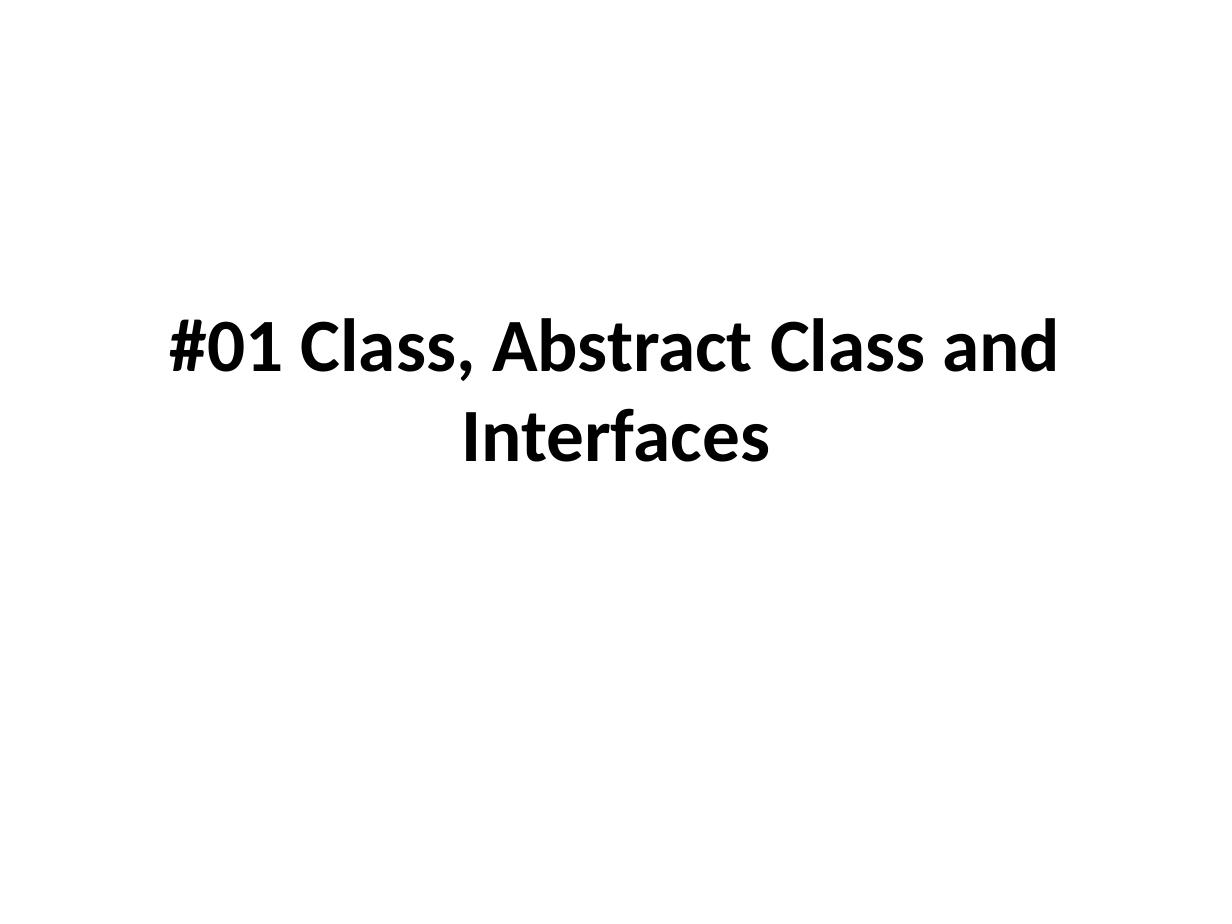
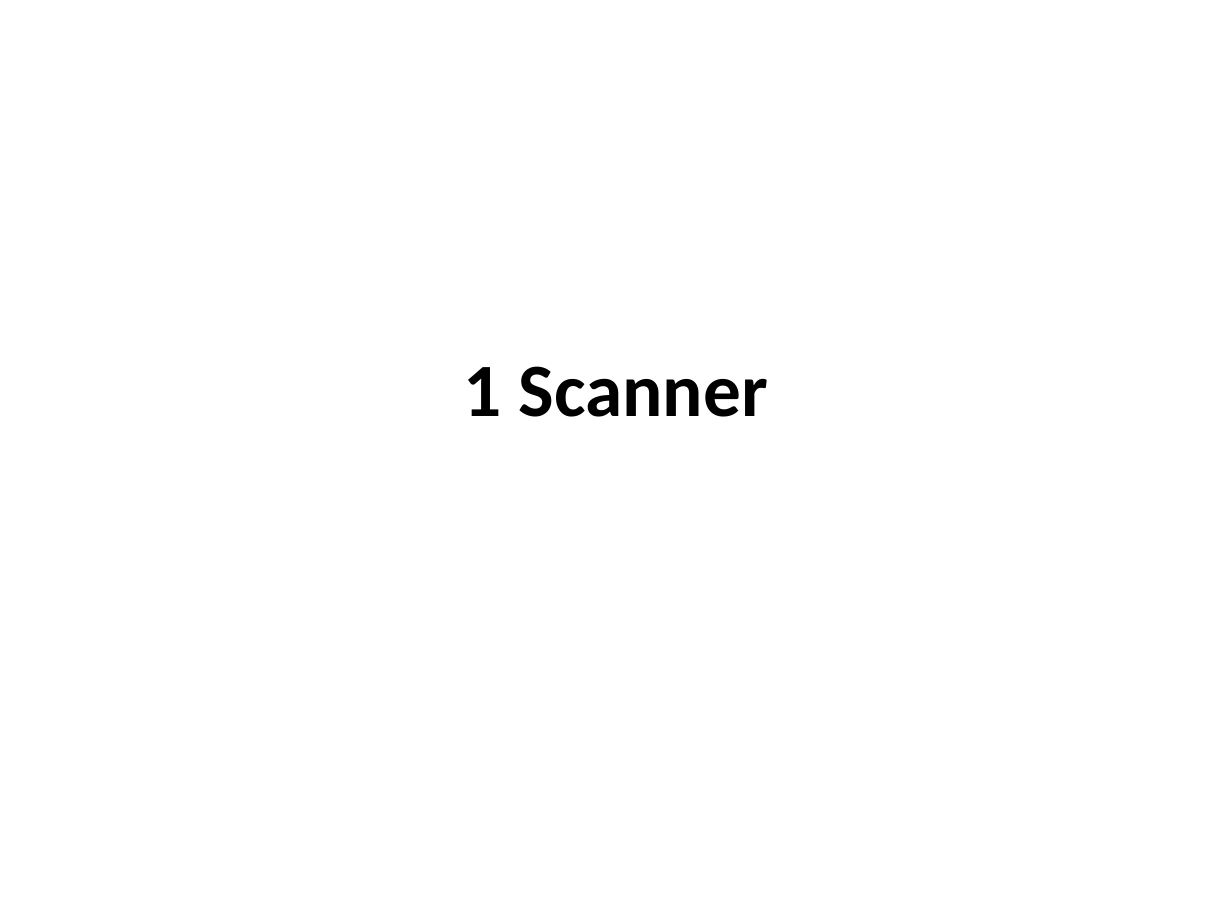
Before and after one commit to isurup/kalle-martin-group, a slide deck: slide 1 of SSE2/slides/1 Scanner.pptx. Drawn at 1232x924 pixels with LibreOffice and Linux fonts; fonts in the diff are those of the drawing. Boxes give left, top, right and bottom in pixels: in the first picture for what was removed or moved away, otherwise in the second. Text is boxed around its words. In the diff, an @@ line names an element or a change of style, - is before the commit and + after.

```diff
--- a/SSE2/slides/1 Scanner.pptx
+++ b/SSE2/slides/1 Scanner.pptx
@@ title at [464, 366, 768, 417]: text changed @@
-#01 Class, Abstract Class and Interfaces
+1 Scanner
```
